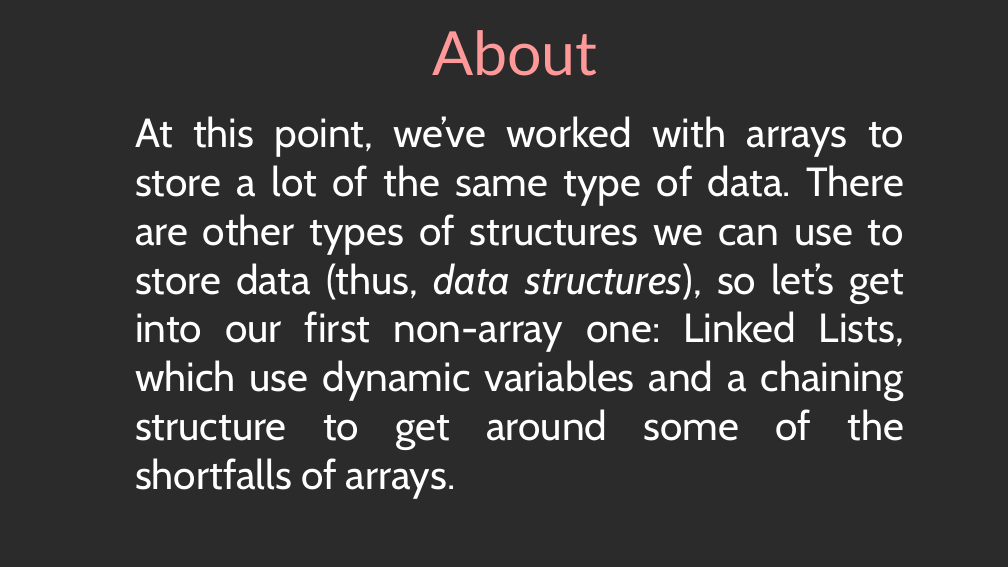
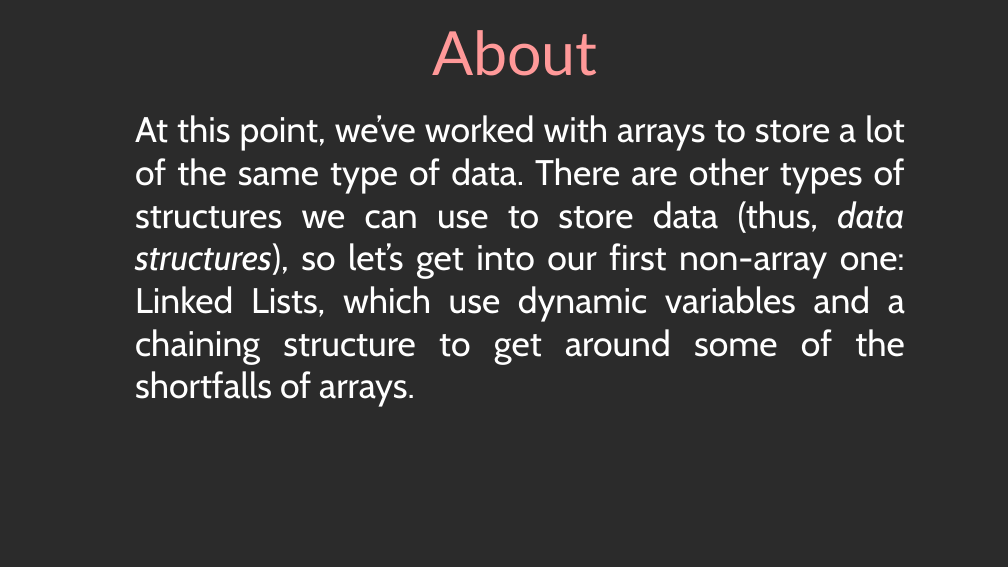
Before and after one commit to mariamhabib/CS250-Data-Structures, a slide deck: slide 2 of Lectures/Slides/Linked Lists.odp. Drawn at 1008x567 pixels with LibreOffice and Linux fonts; fonts in the diff are those of the drawing; background and template pictures are left out; a plain dark background stands for a picture behind light text. Boxes give left, top, right and bottom in pixels: in the first picture for what was removed or moved away, otherwise in the second. Text is boxed around its words. In the diff, an @@ line names an element or a change of style, - is before the commit and + after.

Commit message:
Linked List lecture update

```diff
--- a/Lectures/Slides/Linked Lists.odp
+++ b/Lectures/Slides/Linked Lists.odp
@@ text "At this point, we’ve worked ..." at [135,115,905,406]: size 32 to 28 pt @@
```
Also in this commit, not shown: 1 other slide changed, 1 slide added, 1 slide removed, 1 other file.
